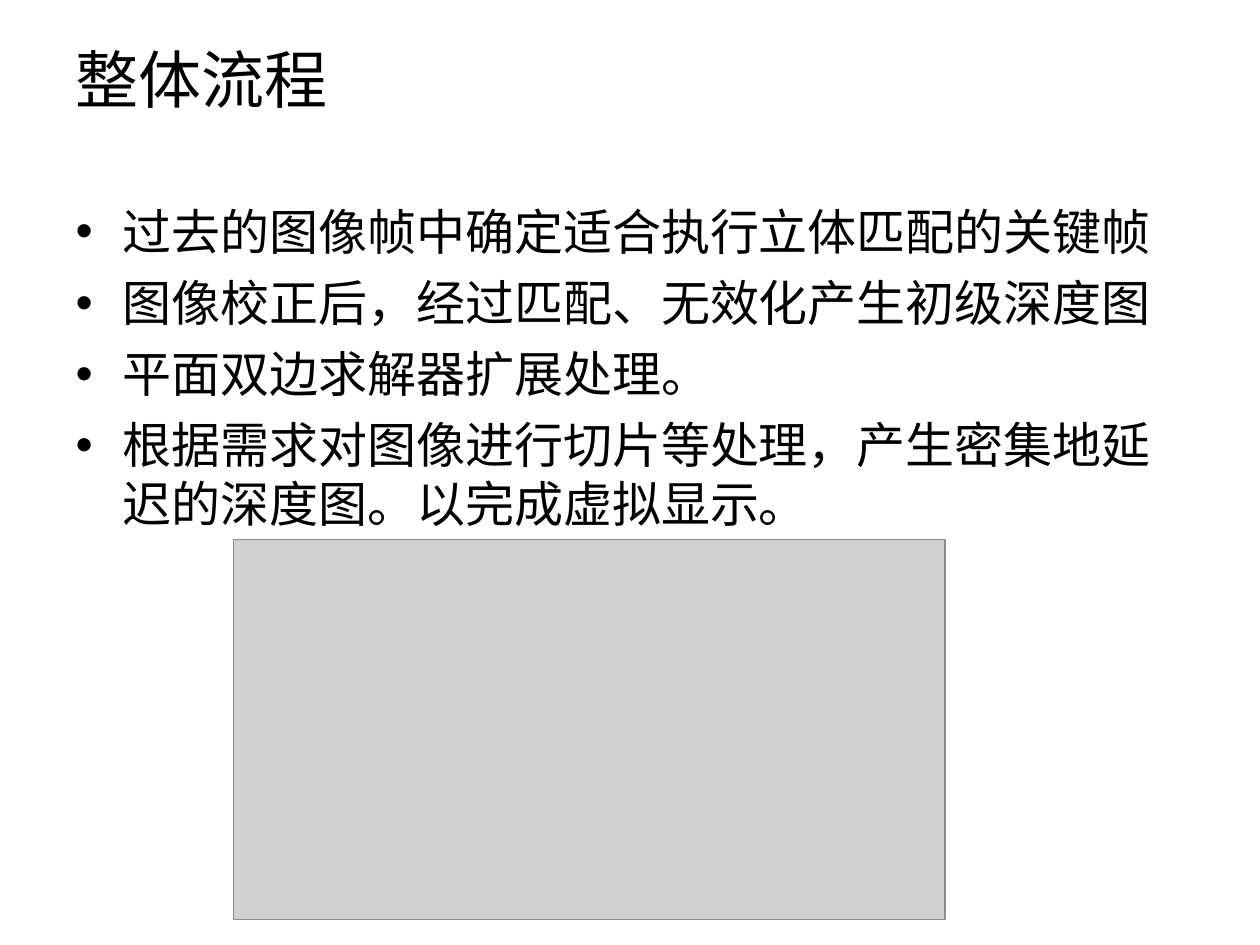
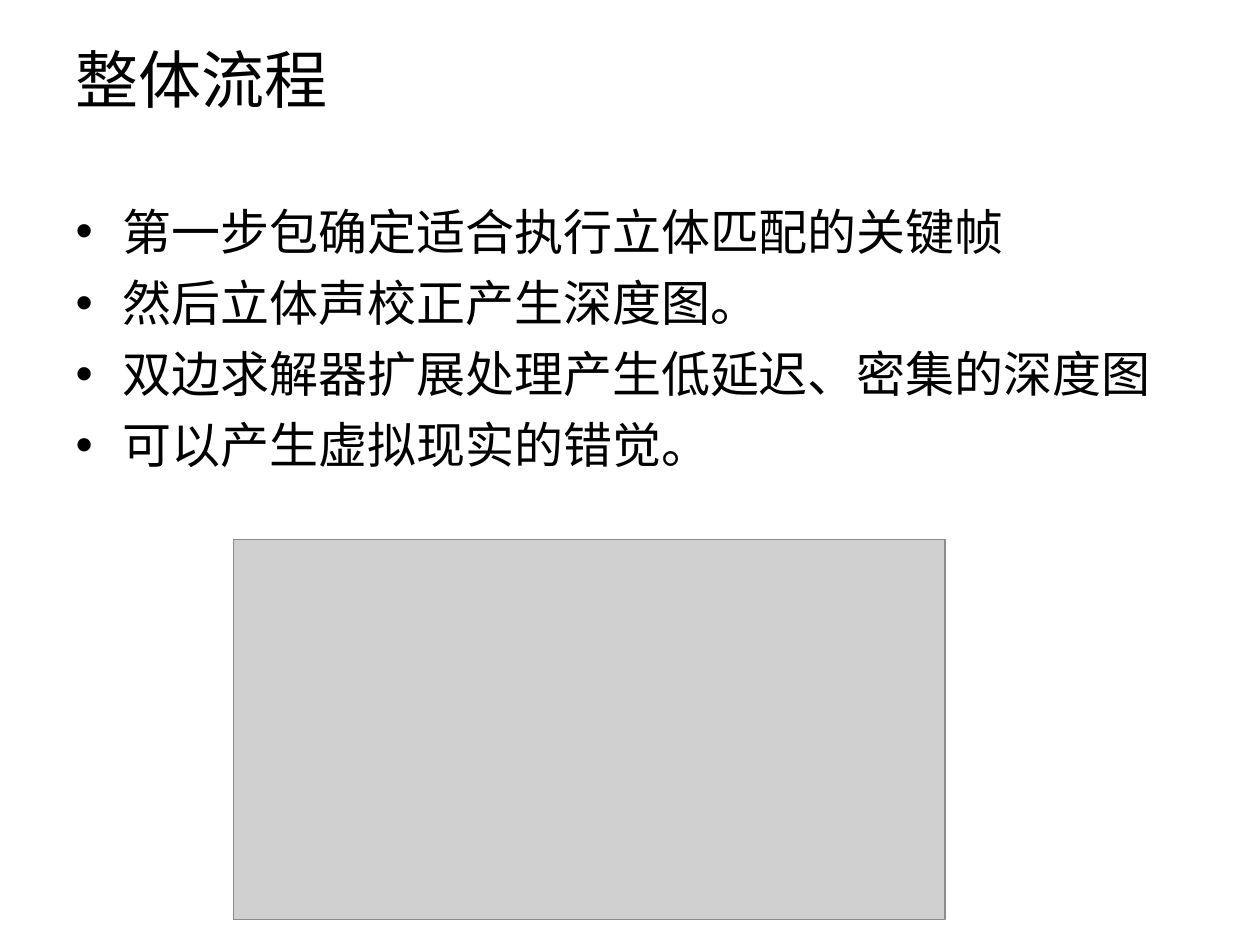
Before and after one commit to 5lyTher1n/graphics2019, a slide deck: slide 3 of 21960540侯保蕾/读书报告/读书报告.ppt. Drawn at 1260x945 pixels with LibreOffice and Linux fonts; fonts in the diff are those of the drawing; grey boxes stand for pictures; background and template pictures are left out. Boxes give left, top, right and bottom in pixels: in the first picture for what was removed or moved away, otherwise in the second. Text is boxed around its words. In the diff, an @@ line names an element or a change of style, - is before the commit and + after.

```diff
--- a/21960540侯保蕾/读书报告/读书报告.ppt
+++ b/21960540侯保蕾/读书报告/读书报告.ppt
@@ text at (123, 208, 1151, 467): text changed @@
-• 过去的图像帧中确定适合执行立体匹配的关键帧
-• 图像校正后，经过匹配、无效化产生初级深度图
-• 平面双边求解器扩展处理。
-• 根据需求对图像进行切片等处理，产生密集地延迟的深度图。以完成虚拟显示。
+• 第一步包确定适合执行立体匹配的关键帧
+• 然后立体声校正产生深度图。
+• 双边求解器扩展处理产生低延迟、密集的深度图
+• 可以产生虚拟现实的错觉。
```
Also in this commit, not shown: 7 other slides changed, 1 slide removed, 1 other file.
